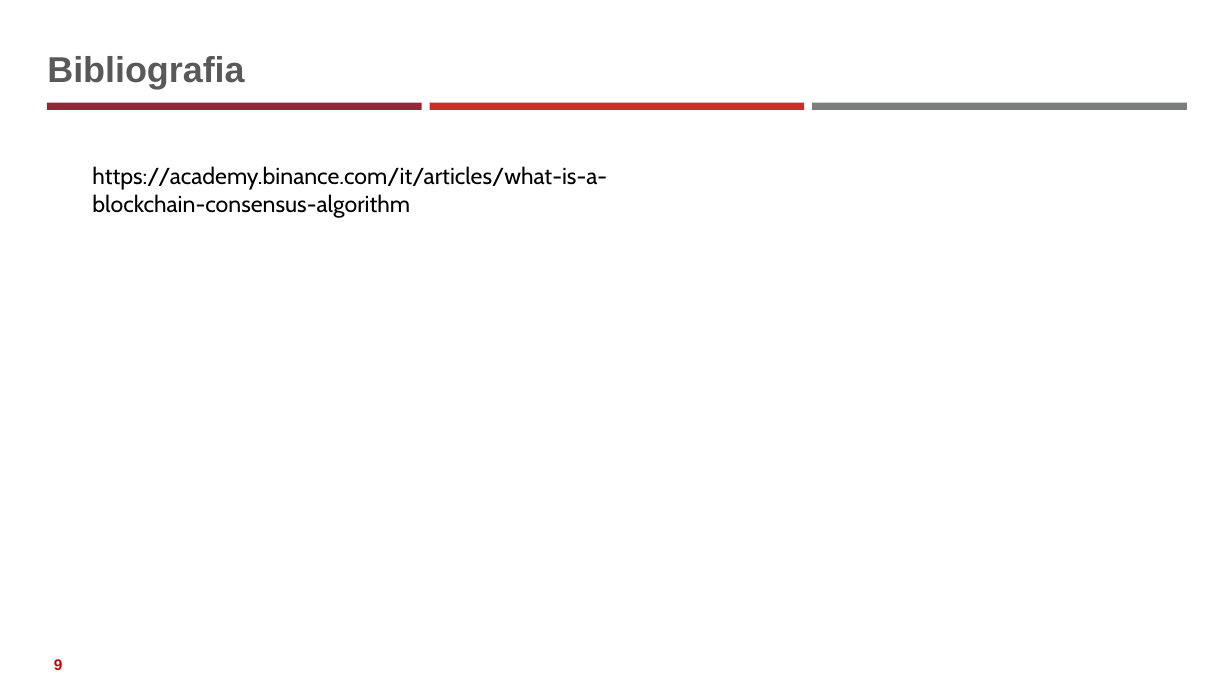
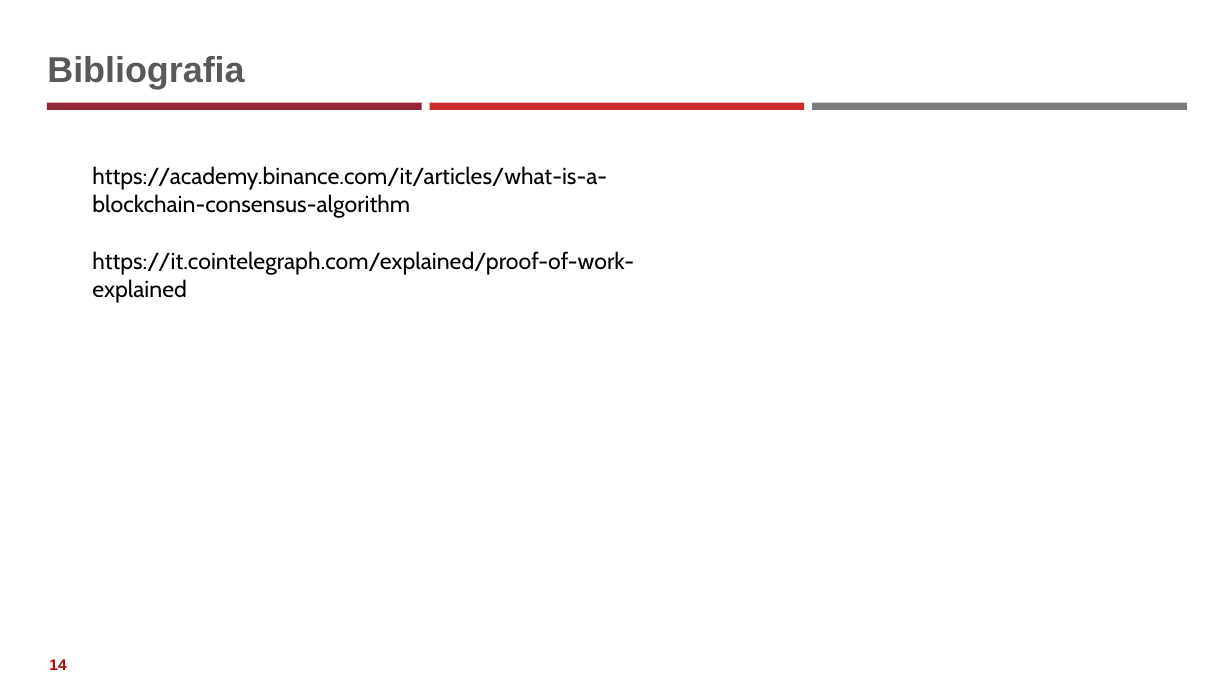
Before and after one commit to neural1977/data_science_interview_material, a slide deck: slide 14 of Assicurazioni/Algoritmi di consenso distribuito_ita.pptx (slide 9 before the commit). Drawn at 1232x693 pixels with LibreOffice and Linux fonts; fonts in the diff are those of the drawing. Boxes give left, top, right and bottom in pixels: in the first picture for what was removed or moved away, otherwise in the second. Text is boxed around its words. In the diff, an @@ line names an element or a change of style, - is before the commit and + after.

```diff
--- a/Assicurazioni/Algoritmi di consenso distribuito_ita.pptx
+++ b/Assicurazioni/Algoritmi di consenso distribuito_ita.pptx
@@ text added at (92,251,634,303), 18 pt, text #000000 @@
+https://it.cointelegraph.com/explained/proof-of-work-explained
@@ page number at (49,659,66,670): text changed @@
-9
+14
```
Also in this commit, not shown: 1 other slide changed, 5 slides added, 2 other files.
